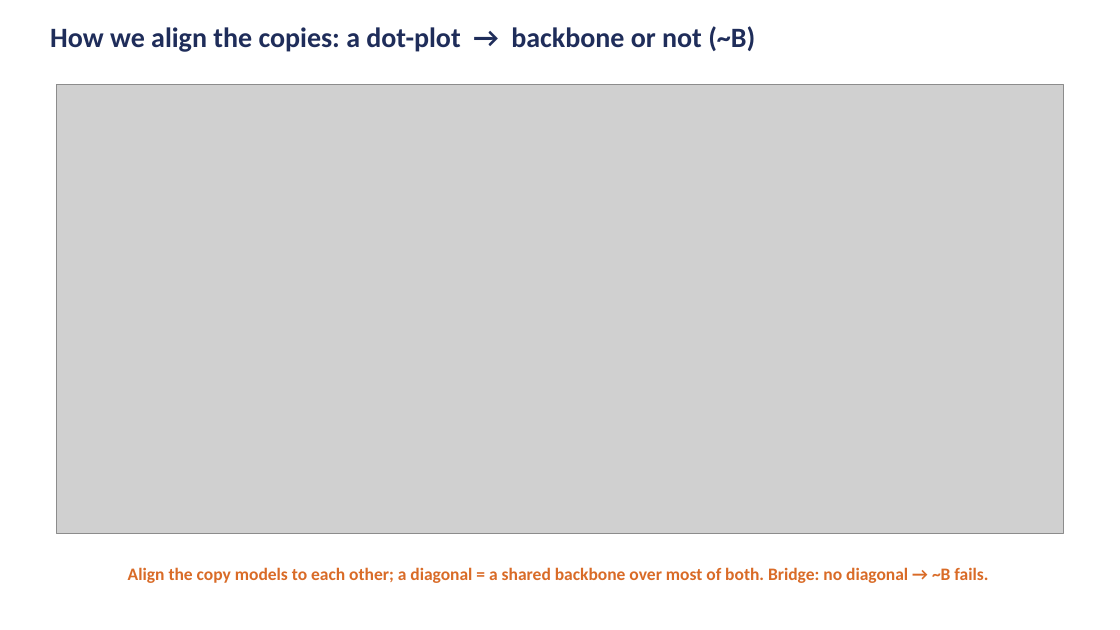
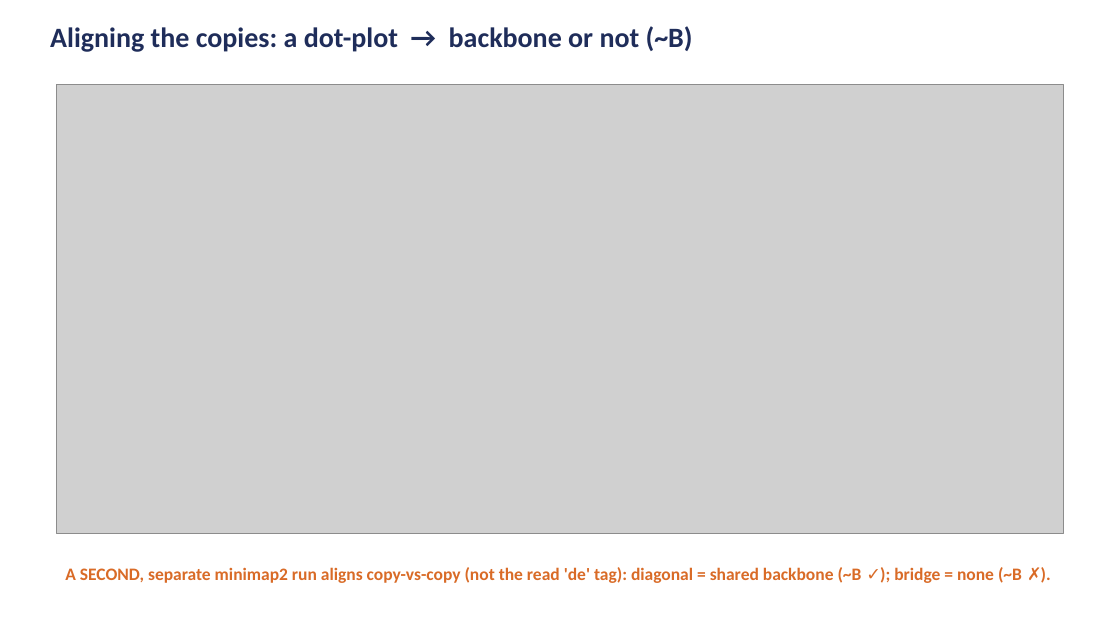
Before and after one commit to juanfraitu1/Rustle, a slide deck: slide 5 of bench/family_definition_visual.pptx. Drawn at 1120x630 pixels with LibreOffice and Linux fonts; fonts in the diff are those of the drawing; grey boxes stand for pictures. Boxes give left, top, right and bottom in pixels: in the first picture for what was removed or moved away, otherwise in the second. Text is boxed around its words. In the diff, an @@ line names an element or a change of style, - is before the commit and + after.

```diff
--- a/bench/family_definition_visual.pptx
+++ b/bench/family_definition_visual.pptx
@@ text at (x1=50, y1=26, x2=693, y2=52): text changed @@
-How we align the copies: a dot-plot → backbone or not (~B)
+Aligning the copies: a dot-plot → backbone or not (~B)
@@ text at (x1=65, y1=567, x2=1022, y2=583): text changed @@
-Align the copy models to each other; a diagonal = a shared backbone over most of both. Bridge: no diagonal → ~B fails.
+A SECOND, separate minimap2 run aligns copy-vs-copy (not the read 'de' tag): diagonal = shared backbone (~B ✓); bridge = none (~B ✗).
```
Also in this commit, not shown: 5 slides added, 4 other files.
